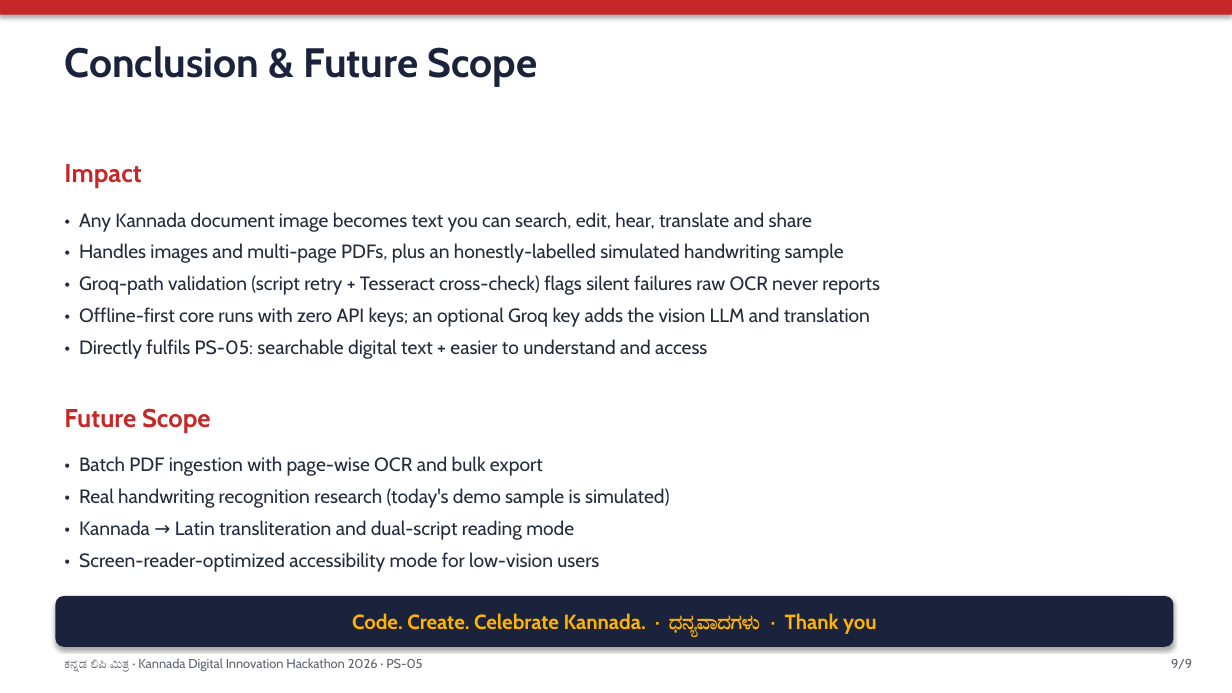
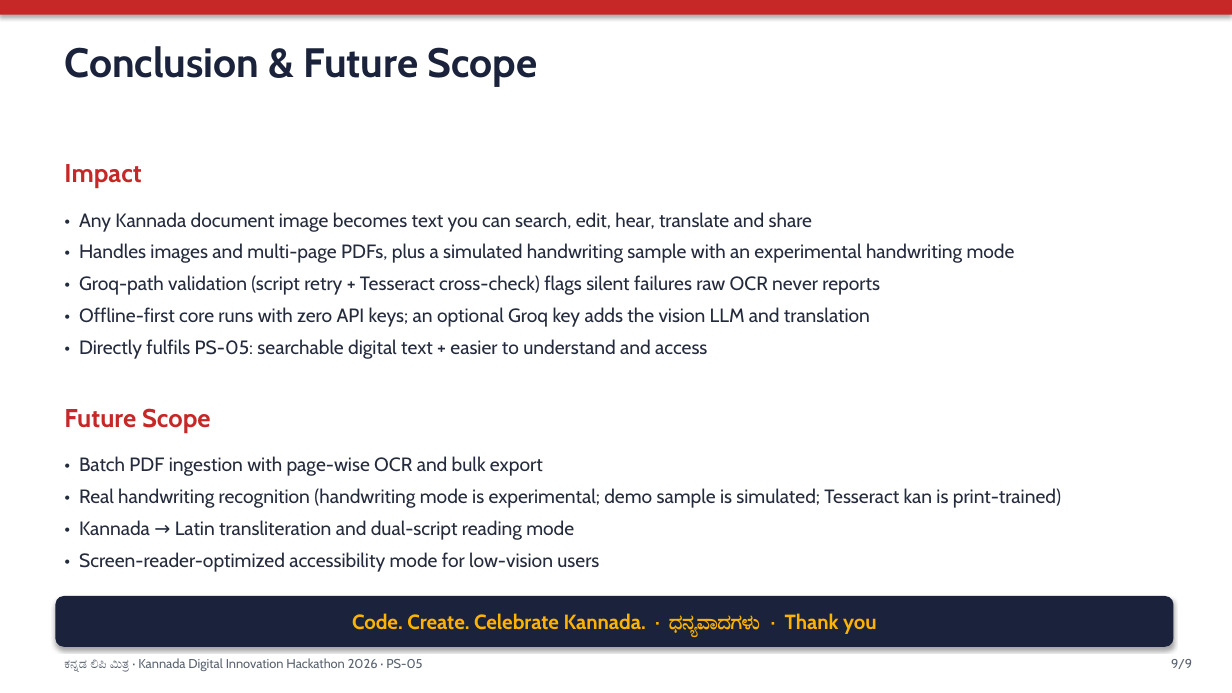
Before and after one commit to Ritika-Bhati-2266/Kannada-Text-Digitization, a slide deck: slide 9 of docs/Kannada_Lipi_Mitra_Presentation.pptx. Drawn at 1232x693 pixels with LibreOffice and Linux fonts; fonts in the diff are those of the drawing. Boxes give left, top, right and bottom in pixels: in the first picture for what was removed or moved away, otherwise in the second. Text is boxed around its words. In the diff, an @@ line names an element or a change of style, - is before the commit and + after.

Commit message:
docs: honest handwriting claims — experimental only, never-guess prompt, fresh Levenshtein CER table

```diff
--- a/docs/Kannada_Lipi_Mitra_Presentation.pptx
+++ b/docs/Kannada_Lipi_Mitra_Presentation.pptx
@@ text at <box>79,243,1015,263</box>: text changed @@
-• Handles images and multi-page PDFs, plus an honestly-labelled simulated handwriting sample
+• Handles images and multi-page PDFs, plus a simulated handwriting sample with an experimental handwriting mode
@@ text at <box>79,488,1061,508</box>: text changed @@
-• Real handwriting recognition research (today's demo sample is simulated)
+• Real handwriting recognition (handwriting mode is experimental; demo sample is simulated; Tesseract kan is print-trained)
```
Also in this commit, not shown: 2 other slides changed, 4 other files.
